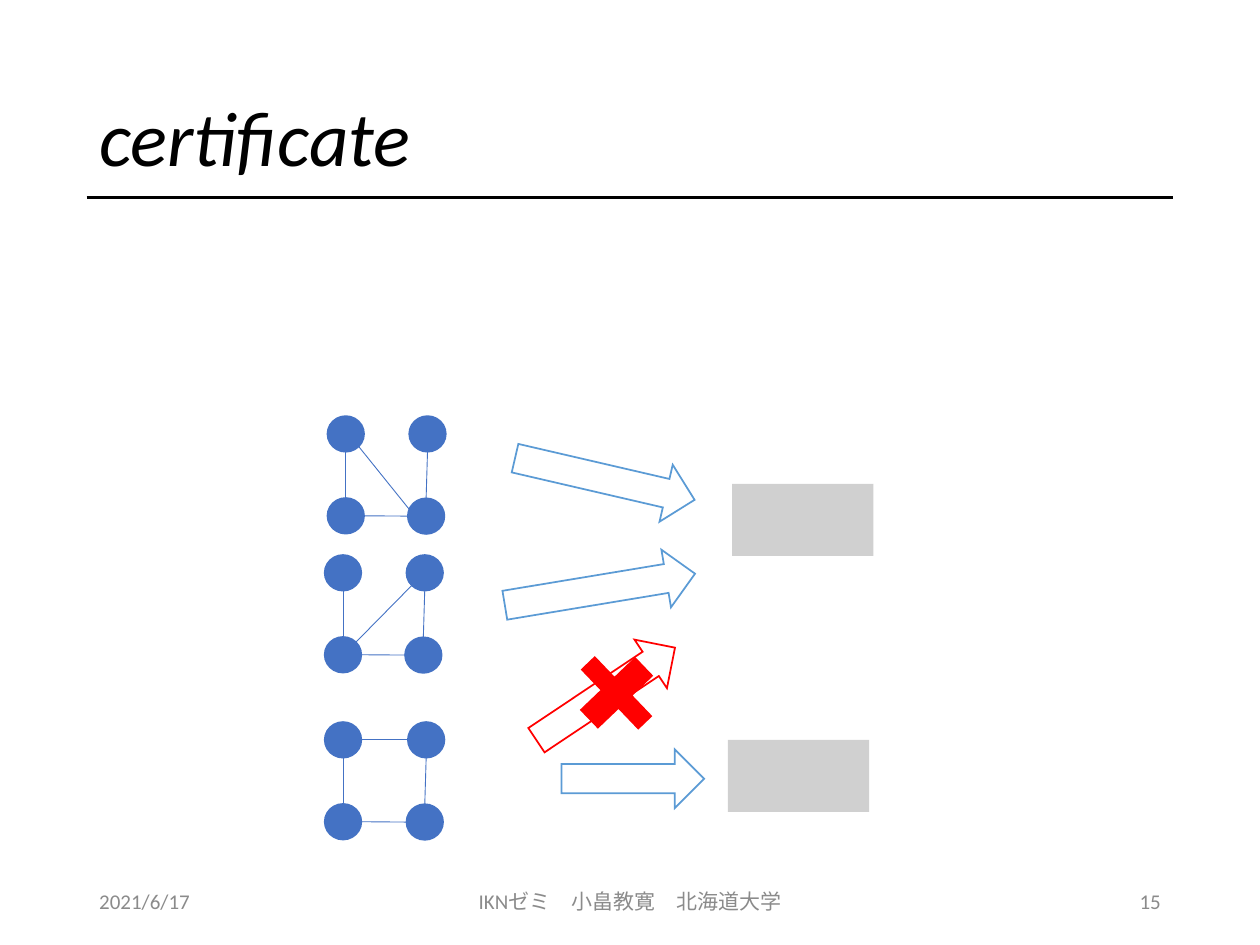
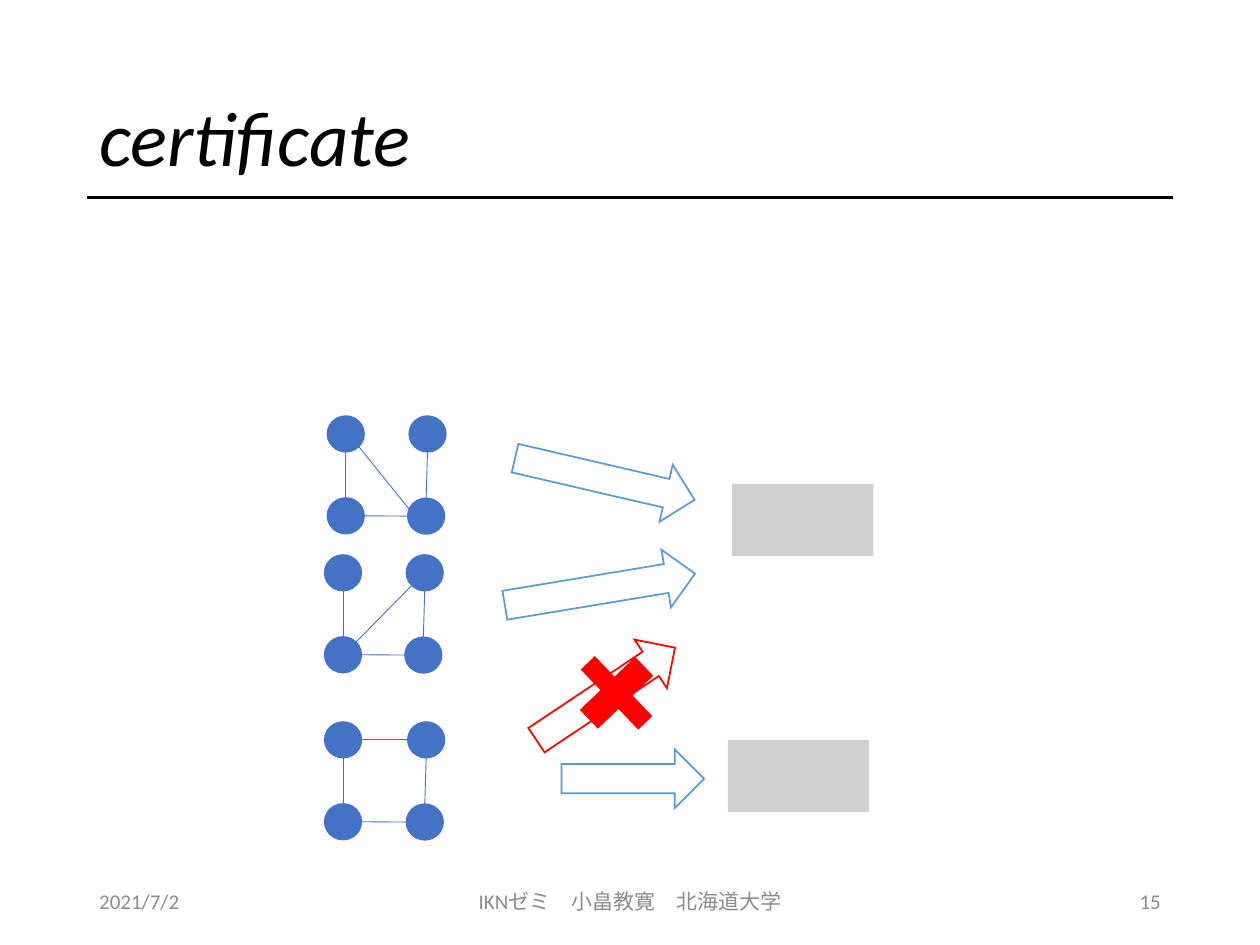
Before and after one commit to obatakyoukan/isomorphism, a slide deck: slide 15 of Isomorphism.pptx. Drawn at 1260x945 pixels with LibreOffice and Linux fonts; fonts in the diff are those of the drawing; grey boxes stand for pictures. Boxes give left, top, right and bottom in pixels: in the first picture for what was removed or moved away, otherwise in the second. Text is boxed around its words. In the diff, an @@ line names an element or a change of style, - is before the commit and + after.

```diff
--- a/Isomorphism.pptx
+++ b/Isomorphism.pptx
@@ text at (99, 894, 179, 910): text changed @@
-2021/6/17
+2021/7/2
```
Also in this commit, not shown: 36 other slides changed, 1 other file.
